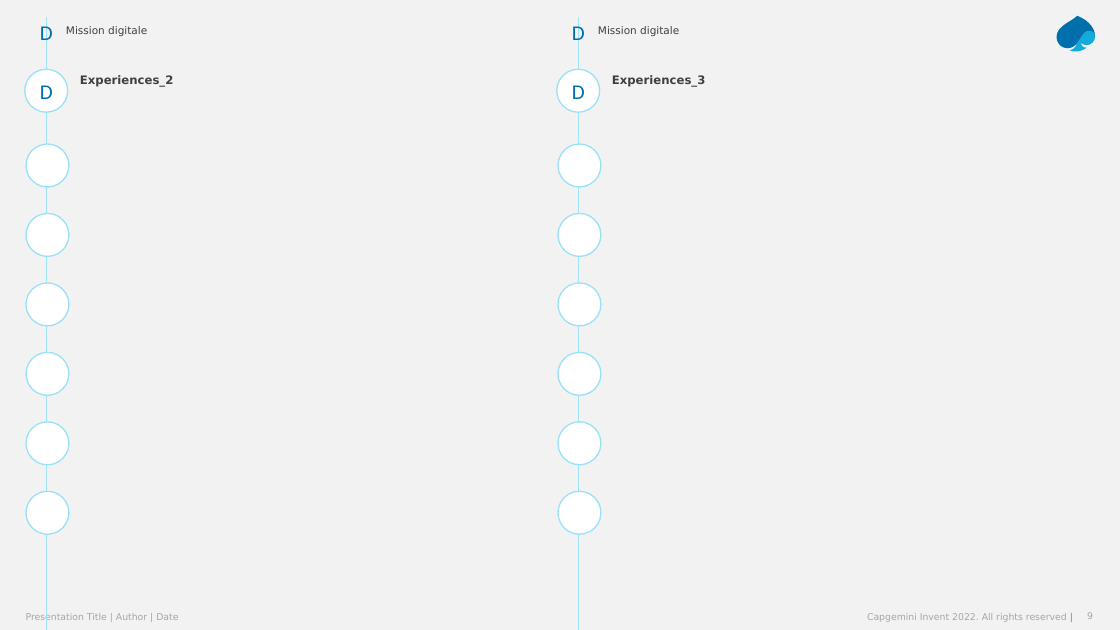
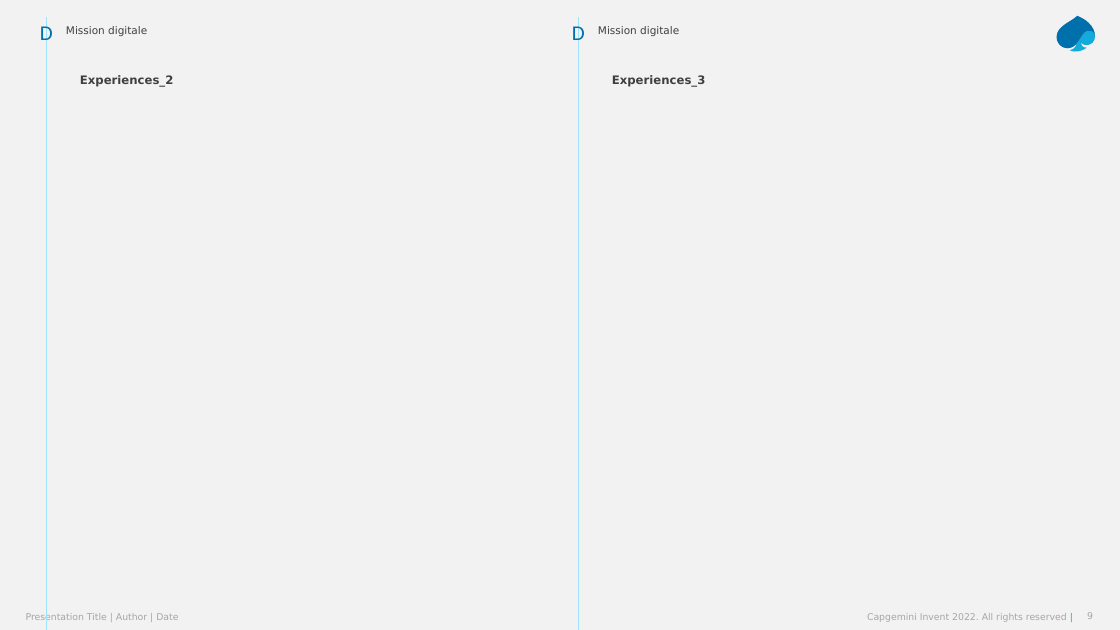
Before and after one commit to antoinebarbier022/cv-generator-tauri, a slide deck: slide 9 of src-tauri/resources/CV_Nom_Prenom_Capability.pptx. Drawn at 1120x630 pixels with LibreOffice and Linux fonts; fonts in the diff are those of the drawing. Boxes give left, top, right and bottom in pixels: in the first picture for what was removed or moved away, otherwise in the second. Text is boxed around its words. In the diff, an @@ line names an element or a change of style, - is before the commit and + after.

```diff
--- a/src-tauri/resources/CV_Nom_Prenom_Capability.pptx
+++ b/src-tauri/resources/CV_Nom_Prenom_Capability.pptx
@@ ellipse removed at <box>25,69,68,112</box> @@
@@ text removed at <box>40,85,53,99</box> @@
-D
@@ ellipse removed at <box>557,69,600,112</box> @@
@@ text removed at <box>572,85,585,99</box> @@
-D
@@ ellipse removed at <box>26,144,69,187</box> @@
@@ ellipse removed at <box>558,144,601,187</box> @@
@@ ellipse removed at <box>26,213,69,256</box> @@
@@ ellipse removed at <box>558,213,601,256</box> @@
@@ ellipse removed at <box>26,283,69,326</box> @@
@@ ellipse removed at <box>558,283,601,326</box> @@
@@ ellipse removed at <box>26,352,69,395</box> @@
@@ ellipse removed at <box>558,352,601,395</box> @@
@@ ellipse removed at <box>26,422,69,464</box> @@
@@ ellipse removed at <box>558,422,601,464</box> @@
@@ ellipse removed at <box>26,491,69,534</box> @@
@@ ellipse removed at <box>558,491,601,534</box> @@
```
Also in this commit, not shown: 4 other slides changed.
